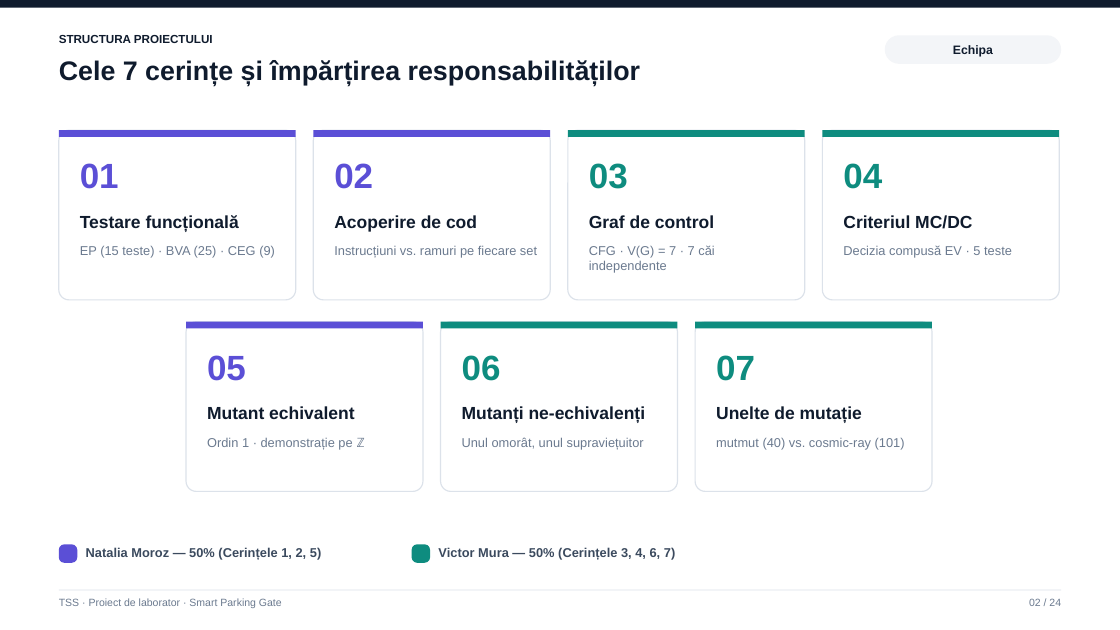
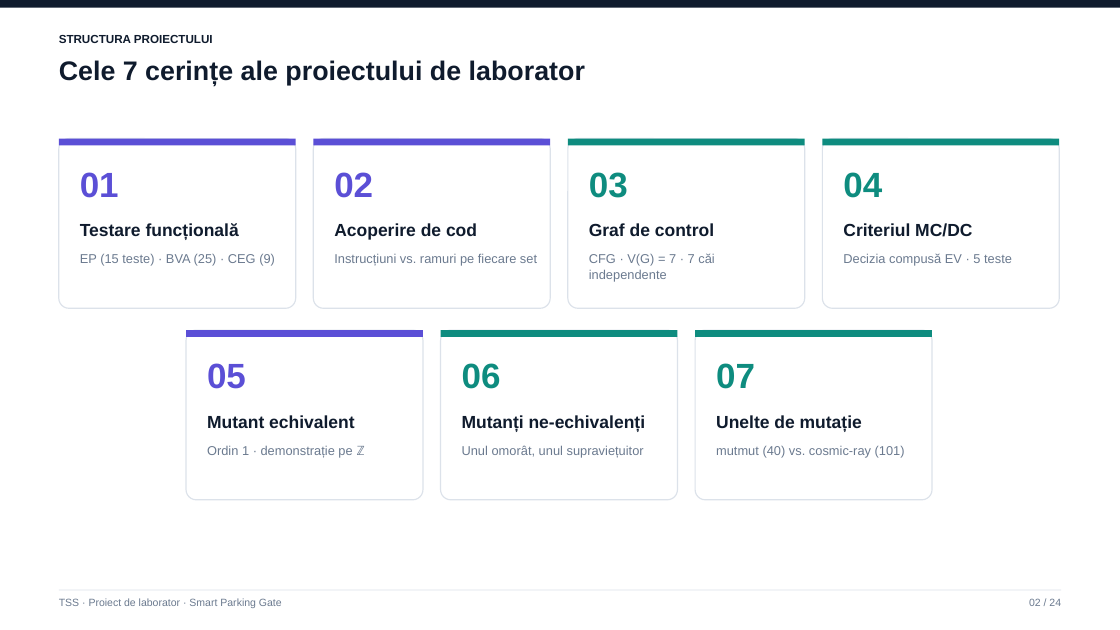
Before and after one commit to victormura/tss, a slide deck: slide 2 of proiect_laborator/docs/Prezentare_Laborator_TSS.pptx. Drawn at 1120x630 pixels with LibreOffice and Linux fonts; fonts in the diff are those of the drawing. Boxes give left, top, right and bottom in pixels: in the first picture for what was removed or moved away, otherwise in the second. Text is boxed around its words. In the diff, an @@ line names an element or a change of style, - is before the commit and + after.

```diff
--- a/proiect_laborator/docs/Prezentare_Laborator_TSS.pptx
+++ b/proiect_laborator/docs/Prezentare_Laborator_TSS.pptx
@@ rounded rectangle removed at (885,35,1061,64) @@
-Echipa
@@ text at (59,60,585,85): text changed @@
-Cele 7 cerințe și împărțirea responsabilităților
+Cele 7 cerințe ale proiectului de laborator
@@ 21 texts, 7 rounded rectangles, 7 rectangles: place and size @@
-21 texts, 7 rounded rectangles, 7 rectangles at (59,130,1060,492)
+21 texts, 7 rounded rectangles, 7 rectangles at (59,139,1060,500)
@@ rounded rectangle removed at (59,544,77,563) @@
@@ text removed at (86,547,321,560) @@
-Natalia Moroz — 50% (Cerințele 1, 2, 5)
@@ rounded rectangle removed at (412,544,430,563) @@
@@ text removed at (438,547,675,560) @@
-Victor Mura — 50% (Cerințele 3, 4, 6, 7)
```
Also in this commit, not shown: 23 other slides changed, 5 other files.
